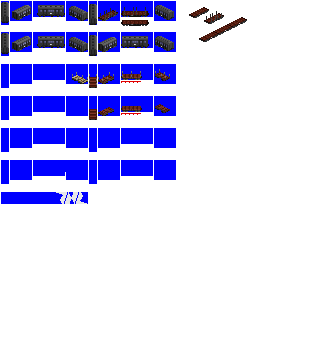
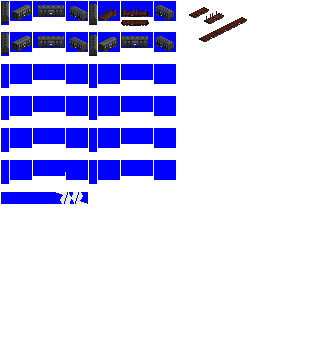
Before/after of a 332×361 layered artwork. What changed in the layer stack:
hid "chisa 300" over [72, 69, 170, 120]
